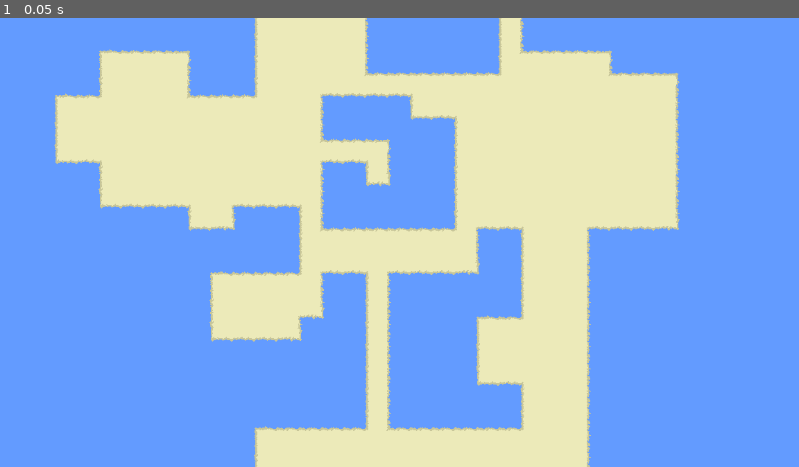
Above: before the commit, frame 1.
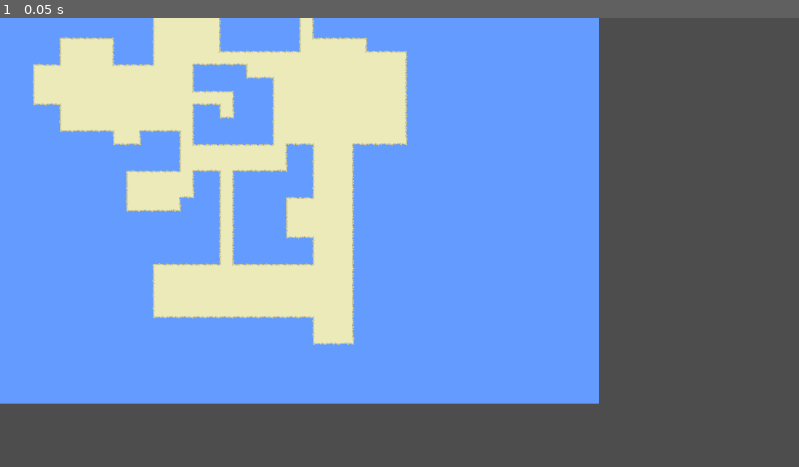
Above: after the commit, the same moment.

Repository: kuromo/gdMultiProt
Game: Godot game, scene res://scenes/mainScenes/sceneHandler.tscn
The game is run twice, just before and just after one commit, with the same random seed, the same clock (stepped at 60 frames per second) and the same inputs.
Inputs:
- Up to frame 1 (0.05 s): no input

The runs differ from the first frame. In frame 1, 63% of the frame differs, in the area x 0-100%, y 0-100%.

Commit message:
login screen UI

Diff:
--- a/client/project.godot
+++ b/client/project.godot
@@ -18,3 +18,9 @@
 [autoload]
 
 Server="*res://scenes/singletons/server.gd"
+Gateway="*res://scenes/singletons/gateway.gd"
+
+[display]
+
+window/size/viewport_width=1920
+window/size/viewport_height=1080
--- /dev/null
+++ b/client/scenes/mainScenes/loginScreen.gd
@@ -0,0 +1,9 @@
+extends Control
+
+
+func _on_login_button_pressed():
+	pass # Replace with function body.
+
+
+func _on_create_button_pressed():
+	pass # Replace with function body.
--- /dev/null
+++ b/client/scenes/mainScenes/loginScreen.tscn
@@ -0,0 +1,158 @@
+[gd_scene load_steps=12 format=3 uid="uid://ck8kkgrpyt41x"]
+
+[ext_resource type="Script" path="res://scenes/mainScenes/loginScreen.gd" id="1_nka88"]
+
+[sub_resource type="Gradient" id="Gradient_aikgy"]
+colors = PackedColorArray(0.147792, 0.103559, 0.0139381, 1, 0.503388, 0.415713, 0.0947322, 1)
+
+[sub_resource type="FastNoiseLite" id="FastNoiseLite_s3xix"]
+frequency = 0.004
+
+[sub_resource type="NoiseTexture2D" id="NoiseTexture2D_7y1vg"]
+color_ramp = SubResource("Gradient_aikgy")
+noise = SubResource("FastNoiseLite_s3xix")
+
+[sub_resource type="LabelSettings" id="LabelSettings_q3jt3"]
+font_size = 40
+
+[sub_resource type="Gradient" id="Gradient_mybx6"]
+offsets = PackedFloat32Array(0.034965, 0.496504, 0.986014)
+colors = PackedColorArray(0, 0, 0, 0.784314, 0.196078, 0.196078, 0.196078, 0.784314, 0, 0, 0, 0.784314)
+
+[sub_resource type="GradientTexture1D" id="GradientTexture1D_o2hbk"]
+gradient = SubResource("Gradient_mybx6")
+
+[sub_resource type="Gradient" id="Gradient_q41w4"]
+offsets = PackedFloat32Array(0, 0.531469, 1)
+colors = PackedColorArray(0.196078, 0.196078, 0.196078, 0.784314, 0, 0, 0, 0.784314, 0.196078, 0.196078, 0.196078, 0.784314)
+
+[sub_resource type="GradientTexture1D" id="GradientTexture1D_3kx3e"]
+gradient = SubResource("Gradient_q41w4")
+
+[sub_resource type="Gradient" id="Gradient_s83of"]
+colors = PackedColorArray(0, 0, 0, 0.784314, 0, 0, 0, 0.784314)
+
+[sub_resource type="GradientTexture1D" id="GradientTexture1D_5aopw"]
+gradient = SubResource("Gradient_s83of")
+
+[node name="loginScreen" type="Control"]
+layout_mode = 3
+anchors_preset = 15
+anchor_right = 1.0
+anchor_bottom = 1.0
+grow_horizontal = 2
+grow_vertical = 2
+script = ExtResource("1_nka88")
+
+[node name="NinePatchRect" type="NinePatchRect" parent="."]
+custom_minimum_size = Vector2(400, 600)
+layout_mode = 2
+offset_left = 376.0
+offset_top = 24.0
+offset_right = 776.0
+offset_bottom = 624.0
+grow_horizontal = 2
+grow_vertical = 2
+texture = SubResource("NoiseTexture2D_7y1vg")
+
+[node name="MarginContainer" type="MarginContainer" parent="NinePatchRect"]
+layout_mode = 1
+anchors_preset = 15
+anchor_right = 1.0
+anchor_bottom = 1.0
+grow_horizontal = 2
+grow_vertical = 2
+theme_override_constants/margin_left = 35
+theme_override_constants/margin_top = 60
+theme_override_constants/margin_right = 35
+theme_override_constants/margin_bottom = 40
+
+[node name="VBoxContainer" type="VBoxContainer" parent="NinePatchRect/MarginContainer"]
+custom_minimum_size = Vector2(35, 50)
+layout_mode = 2
+
+[node name="title" type="Label" parent="NinePatchRect/MarginContainer/VBoxContainer"]
+layout_mode = 2
+text = "Login"
+label_settings = SubResource("LabelSettings_q3jt3")
+horizontal_alignment = 1
+vertical_alignment = 1
+
+[node name="MarginContainer" type="MarginContainer" parent="NinePatchRect/MarginContainer/VBoxContainer"]
+custom_minimum_size = Vector2(0, 70)
+layout_mode = 2
+
+[node name="usrNameLabel" type="Label" parent="NinePatchRect/MarginContainer/VBoxContainer"]
+layout_mode = 2
+text = "Username"
+
+[node name="usrNameEdit" type="TextEdit" parent="NinePatchRect/MarginContainer/VBoxContainer"]
+custom_minimum_size = Vector2(0, 35)
+layout_mode = 2
+placeholder_text = "username"
+
+[node name="pwdLabel" type="Label" parent="NinePatchRect/MarginContainer/VBoxContainer"]
+layout_mode = 2
+text = "Password"
+
+[node name="pwdEdit" type="TextEdit" parent="NinePatchRect/MarginContainer/VBoxContainer"]
+custom_minimum_size = Vector2(0, 35)
+layout_mode = 2
+placeholder_text = "password"
+
+[node name="MarginContainer2" type="MarginContainer" parent="NinePatchRect/MarginContainer/VBoxContainer"]
+custom_minimum_size = Vector2(0, 40)
+layout_mode = 2
+
+[node name="loginButton" type="TextureButton" parent="NinePatchRect/MarginContainer/VBoxContainer"]
+custom_minimum_size = Vector2(0, 40)
+layout_mode = 2
+texture_normal = SubResource("GradientTexture1D_o2hbk")
+texture_pressed = SubResource("GradientTexture1D_3kx3e")
+texture_disabled = SubResource("GradientTexture1D_5aopw")
+stretch_mode = 0
+flip_h = true
+
+[node name="Label" type="Label" parent="NinePatchRect/MarginContainer/VBoxContainer/loginButton"]
+layout_mode = 1
+anchors_preset = 8
+anchor_left = 0.5
+anchor_top = 0.5
+anchor_right = 0.5
+anchor_bottom = 0.5
+offset_left = -21.0
+offset_top = -13.0
+offset_right = 21.0
+offset_bottom = 13.0
+grow_horizontal = 2
+grow_vertical = 2
+text = "Login
+"
+
+[node name="createButton" type="TextureButton" parent="NinePatchRect/MarginContainer/VBoxContainer"]
+custom_minimum_size = Vector2(0, 40)
+layout_mode = 2
+texture_normal = SubResource("GradientTexture1D_o2hbk")
+texture_pressed = SubResource("GradientTexture1D_3kx3e")
+texture_disabled = SubResource("GradientTexture1D_5aopw")
+stretch_mode = 0
+flip_h = true
+
+[node name="Label" type="Label" parent="NinePatchRect/MarginContainer/VBoxContainer/createButton"]
+layout_mode = 1
+anchors_preset = 8
+anchor_left = 0.5
+anchor_top = 0.5
+anchor_right = 0.5
+anchor_bottom = 0.5
+offset_left = -21.0
+offset_top = -13.0
+offset_right = 21.0
+offset_bottom = 13.0
+grow_horizontal = 2
+grow_vertical = 2
+text = "Create Account
+"
+
+[connection signal="pressed" from="NinePatchRect/MarginContainer/VBoxContainer/loginButton" to="." method="_on_login_button_pressed"]
+[connection signal="pressed" from="NinePatchRect/MarginContainer/VBoxContainer/createButton" to="." method="_on_create_button_pressed"]
